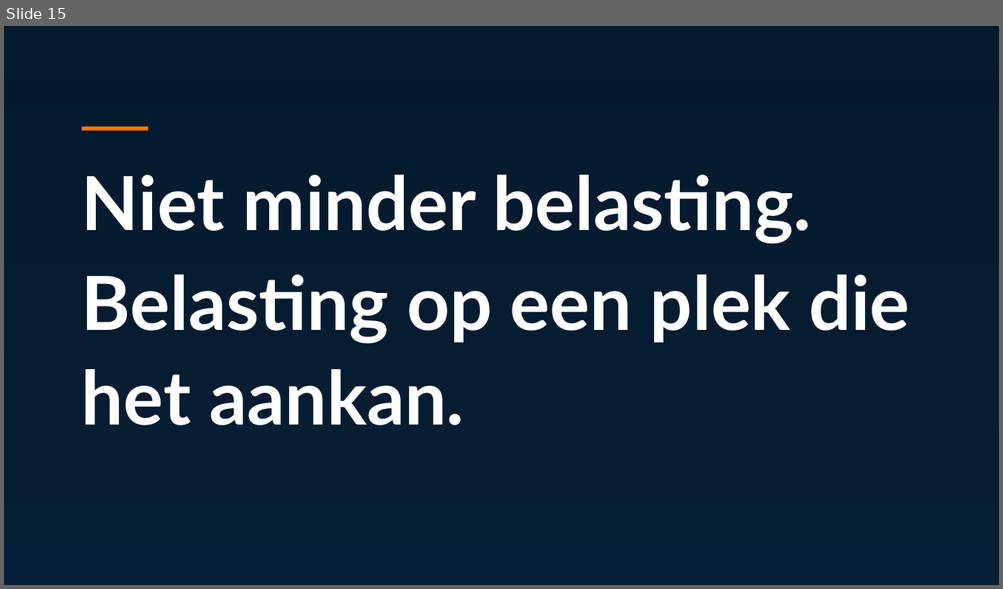
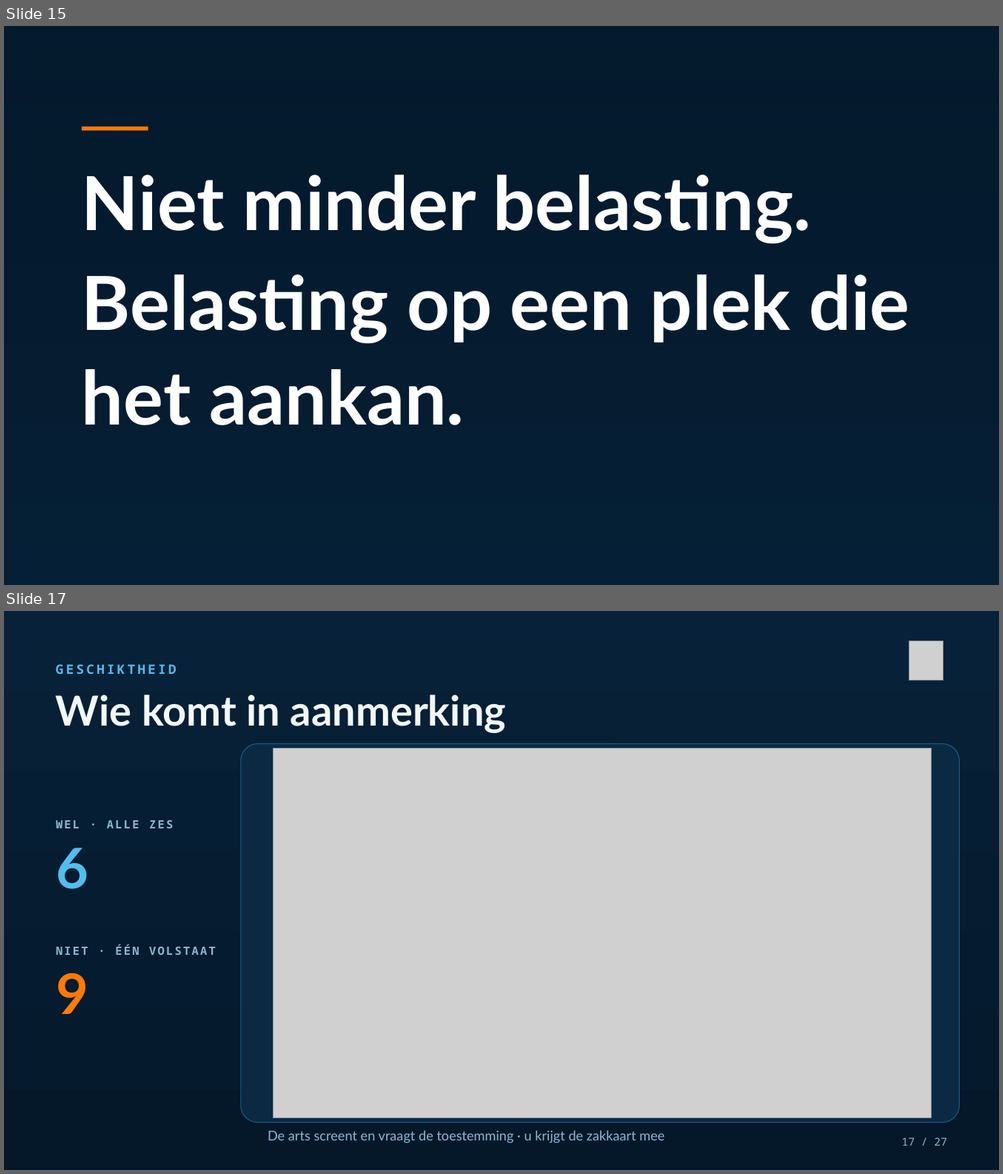
Before and after one commit to Dellfs/paradise-project, a slide deck: PARADISE_presentatie/PARADISE_az_groeninge.pptx. Shown one above the other, each under a label of ours: slide 15 before the commit, slides 15 and 17 after it; the slides between them are not shown. The pictures are 1003x589 and 1003x1174 pixels, drawn with LibreOffice and Linux fonts; fonts in the diff are those of the drawing; grey boxes stand for pictures; background and template pictures are left out; a plain dark background stands for a picture behind light text. Boxes give left, top, right and bottom in pixels: in the first picture for what was removed or moved away, otherwise in the second. Text is boxed around its words. In the diff, an @@ line names an element or a change of style, - is before the commit and + after.

```diff
--- a/PARADISE_presentatie/PARADISE_az_groeninge.pptx
+++ b/PARADISE_presentatie/PARADISE_az_groeninge.pptx
@@ slide 17 added at (4, 611, 999, 1170), background #FFFFFF @@
@@ rectangle added at (4, 611, 999, 1170), fill gradient #072138 to #04182A @@
@@ picture added at (909, 641, 943, 681) @@
@@ text added at (56, 664, 176, 674), 12.5 pt, text #52BDEC, bold @@
+GESCHIKTHEID
@@ text added at (56, 695, 506, 733), 40 pt, text #F2F8FC, bold @@
+Wie komt in aanmerking
@@ rounded rectangle added at (241, 743, 959, 1123), fill #0A2A44, outline #215B84 0.75 pt @@
@@ picture added at (273, 749, 931, 1119) @@
@@ text added at (56, 820, 173, 829), 11 pt, text #8FB6D0, bold @@
+WEL · ALLE ZES
@@ text added at (56, 848, 88, 889), 54 pt, text #52BDEC, bold @@
+6
@@ text added at (56, 945, 216, 955), 11 pt, text #8FB6D0, bold @@
+NIET · ÉÉN VOLSTAAT
@@ text added at (56, 973, 88, 1014), 54 pt, text #FF7A00, bold @@
+9
@@ text added at (267, 1130, 664, 1144), 13 pt, text #8FB6D0 @@
+De arts screent en vraagt de toestemming · u krijgt de zakkaart mee
@@ text added at (902, 1138, 947, 1146), 10.5 pt, text #8FB6D0 @@
+17 / 27
```
Also in this commit, not shown: 22 slides changed, 1 other slide added, 1 slide removed, 1 other file.
